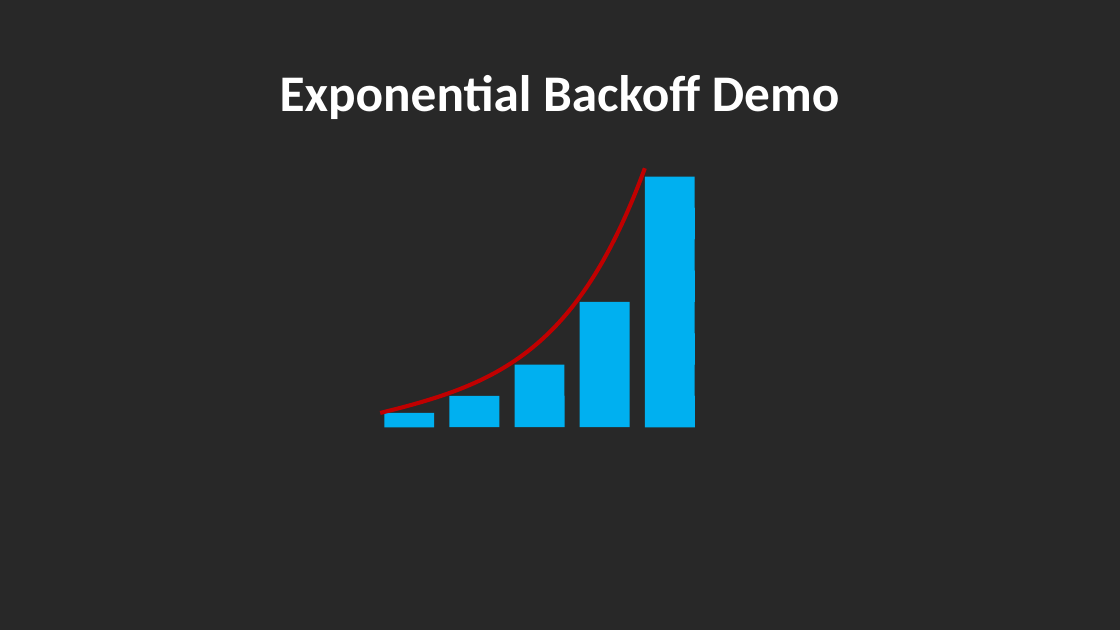
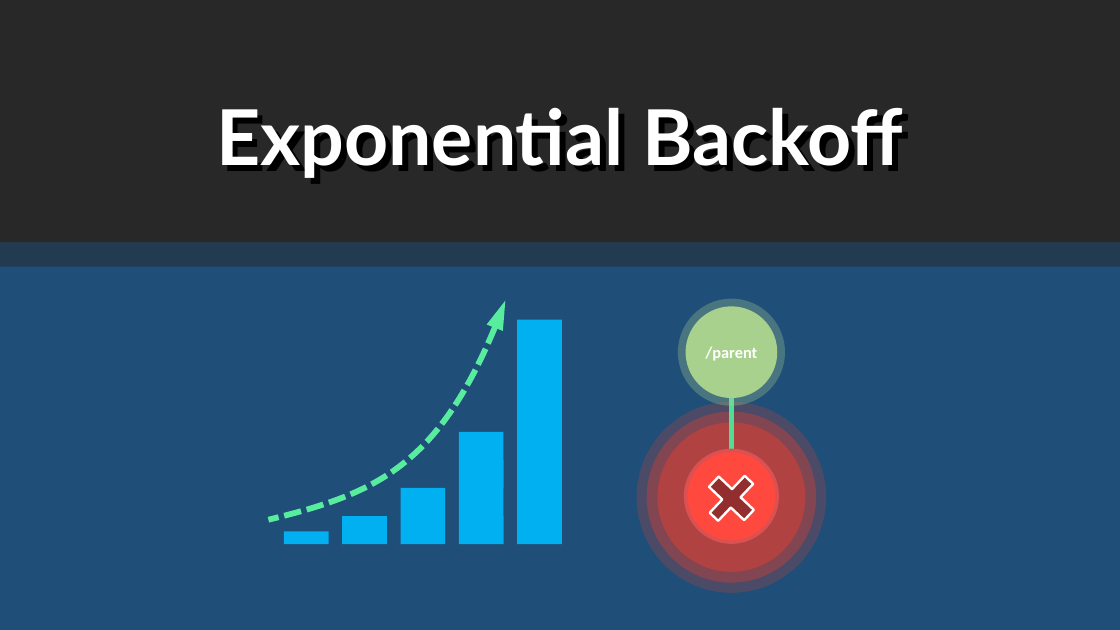
Before and after one commit to rogeralsing/Presentations, a slide deck: slide 16 of FailingGracefully/QConSP/protoactor.pptx (slide 15 before the commit). Drawn at 1120x630 pixels with LibreOffice and Linux fonts; fonts in the diff are those of the drawing. Boxes give left, top, right and bottom in pixels: in the first picture for what was removed or moved away, otherwise in the second. Text is boxed around its words. In the diff, an @@ line names an element or a change of style, - is before the commit and + after.

```diff
--- a/FailingGracefully/QConSP/protoactor.pptx
+++ b/FailingGracefully/QConSP/protoactor.pptx
@@ background #282828 to #1F4E79 @@
@@ rounded rectangle added at [0,0,1120,242], fill #282828 @@
@@ text "Exponential Backoff" at [216,107,903,178]: vertical alignment middle to top @@
@@ text at [216,107,903,178]: text changed; size 44 to 66 pt; font Calibri to Lato @@
-Exponential Backoff Demo
+Exponential Backoff
@@ rounded rectangle added at [0,242,1120,266], fill #233B50 @@
@@ freeform shape: place and size @@
-freeform shape at [381,168,645,413]
+freeform shape at [269,301,506,520]
@@ freeform shape at [269,301,506,520]: outline #C00000 3.5 pt to #58EC9F 5 pt dashed @@
@@ freeform shape: place and size @@
-freeform shape at [645,176,695,428]
+freeform shape at [518,319,562,544]
@@ group added at [658,307,806,572]: 4 ellipses, 1 line, 1 plus @@
+/parent
@@ freeform shape: place and size @@
-freeform shape at [580,302,629,427]
+freeform shape at [459,432,503,544]
@@ freeform shape: place and size @@
-freeform shape at [515,365,565,428]
+freeform shape at [401,488,445,544]
@@ rectangle: place and size @@
-rectangle at [385,413,434,428]
+rectangle at [284,531,329,544]
@@ rectangle: place and size @@
-rectangle at [450,396,499,427]
+rectangle at [342,516,386,544]
```
Also in this commit, not shown: 13 other slides changed, 5 slides added, 1 slide removed.
